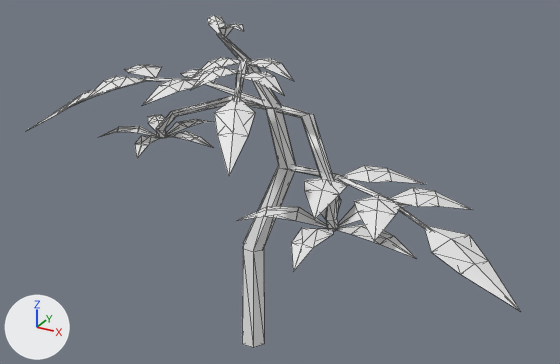
What one commit did to the OBJ model project/Resources/farm/crop_tomato_stems.obj.
Before and after are seen from a camera (50 mm lens) standing at (1.045, -1.727, 1.426) and looking at (0.077, 0.032, 0.547). The lights are fixed; the arrows at lower left show +X, +Y and +Z. The older version comes first. Mesh edges are drawn as thin lines. Where no turn or scale is listed for an object, it has been applied to the vertices.

Names of what the first picture shows: 'crop_tomato_stems'.
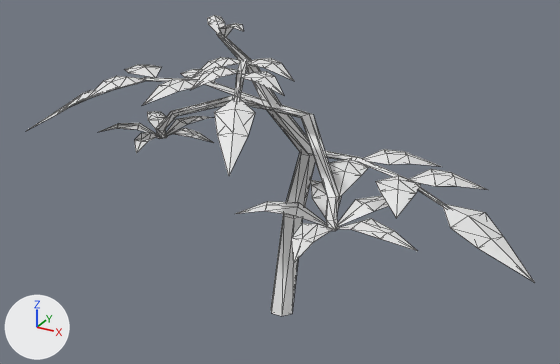
Boxes (x1, y1, x2, y2) around the edits, measured in the pictures (560 x 364 px; the box of a moved part takes in the faces that stretch with it):
'crop_tomato_stems', reshaped (9% shorter): before (26, 15, 520, 347); after (26, 15, 534, 316)
part 1 of me_crop_tomato_stems, moved or reshaped: before (288, 164, 427, 228); after (310, 151, 445, 206)
part 2 of me_crop_tomato_stems, moved or reshaped: before (304, 177, 348, 220); after (329, 158, 369, 198)
part 3 of me_crop_tomato_stems, moved or reshaped: before (342, 165, 425, 184); after (363, 149, 442, 167)
part 4 of me_crop_tomato_stems, moved or reshaped: before (354, 195, 401, 242); after (376, 176, 421, 218)
part 5 of me_crop_tomato_stems, moved or reshaped: before (389, 187, 473, 210); after (409, 169, 488, 190)
part 6 of me_crop_tomato_stems, moved or reshaped: before (424, 226, 520, 311); after (442, 204, 534, 282)
part 7 of me_crop_tomato_stems, moved or reshaped: before (99, 32, 417, 347); after (99, 32, 417, 316)

What the commit changed:
me_crop_tomato_stems is used by ob_crop_tomato_stems; location (0.0, 0.0, 0.0).
me_crop_tomato_stems had 415 vertices, 724 faces and spanned x -0.71..0.81, y -0.37..0.24, z 0.0..0.96.
me_crop_tomato_stems now has 415 vertices, 724 faces and spans x -0.71..0.81, y -0.37..0.34, z 0.0..0.96.
me_crop_tomato_stems part 1: the loose piece of 22 vertices spanning x 0.04..0.67, y -0.13..0.15, z 0.52..0.6 is moved by (0.0, 0.14, 0.0).
me_crop_tomato_stems part 2: the loose piece of 10 vertices spanning x 0.19..0.3, y -0.17..0.06, z 0.57..0.61 is moved by (0.0, 0.14, 0.0).
me_crop_tomato_stems part 3: the loose piece of 10 vertices spanning x 0.25..0.46, y 0.03..0.16, z 0.57..0.61 is moved by (0.0, 0.14, 0.0).
me_crop_tomato_stems part 4: the loose piece of 10 vertices spanning x 0.36..0.48, y -0.22..-0.01, z 0.57..0.61 is moved by (0.0, 0.14, 0.0).
me_crop_tomato_stems part 5: the loose piece of 10 vertices spanning x 0.42..0.62, y -0.05..0.07, z 0.57..0.61 is moved by (0.0, 0.14, 0.0).
me_crop_tomato_stems part 6: the loose piece of 10 vertices spanning x 0.53..0.81, y -0.18..-0.04, z 0.47..0.57 is moved by (0.0, 0.14, 0.0).
me_crop_tomato_stems part 7: 122 of 415 vertices moved; they spanned x -0.51..0.55, y -0.33..0.24, z 0.0..0.92 and now span x -0.51..0.55, y -0.33..0.34, z 0.0..0.92; mean shift (0.0, 0.03, 0.01); largest move (-0.01, 0.16, 0.71) -> (-0.01, 0.28, 0.31).
